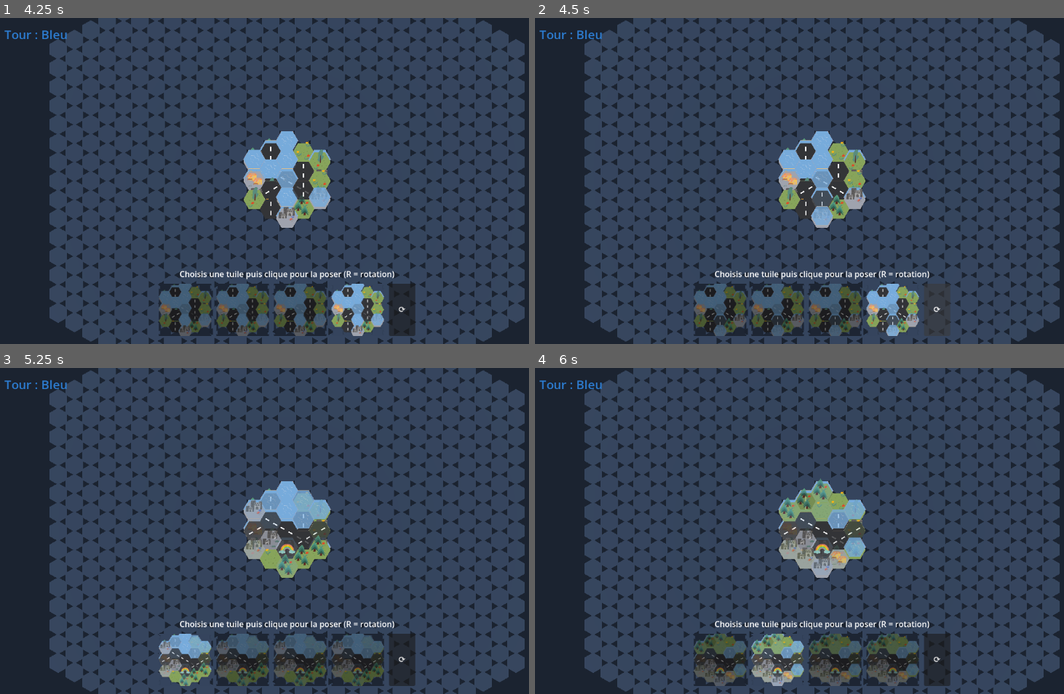
Above: before the commit, frames 1-4 (two rows, left to right).
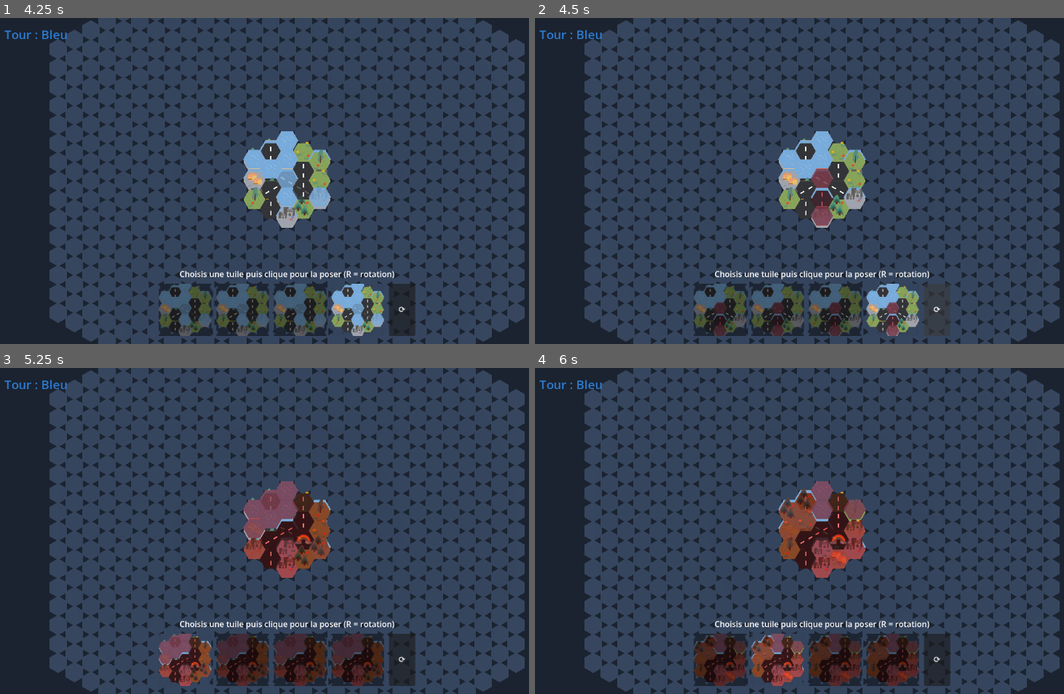
Above: after the commit, the same moments.

Repository: yoann-shopopop/shopopop-express
Game: Godot game, scene res://scenes/main.tscn
The game is run twice, just before and just after one commit, with the same random seed, the same clock (stepped at 60 frames per second) and the same inputs.
Inputs (mouse positions are in pixels of both pictures, inside the frame that each line leads up to):
- Up to frame 1 (4.25 s): click "2" at 0.5 s; click (185, 311) at 1.27 s; click (243, 311) at 2.02 s; click (301, 311) at 2.77 s; click (359, 311) at 3.52 s
- Up to frame 2 (4.5 s): click "⟳" at 4.25 s
- Up to frame 3 (5.25 s): click (185, 661) at 5.02 s
- Up to frame 4 (6 s): click (778, 661) at 5.77 s

Frame 1 is identical in both runs. In frame 2, 1.2% of the frame differs, in the area x 33-69%, y 46-98%; in frame 3, 8.0%, in the area x 29-73%, y 34-98%; in frame 4, 8.0%.

Commit message:
feat(interaction): magnet auto-rotation + auto-pont au placement
Le contrôleur calcule les poses légales près du pointeur et snap le fantôme à
la plus proche (auto-rotation) ; la touche/bouton rotation cycle entre les
candidats. Sans candidat, lâcher tente un auto-pont via BridgeFinder (fantôme
rouge si rien ne convient). Souris et tactile partagent le même chemin.

Co-Authored-By: Claude Opus 4.8 <noreply@anthropic.com>

Diff:
--- a/src/interaction/placement_controller.gd
+++ b/src/interaction/placement_controller.gd
@@ -1,17 +1,24 @@
 class_name PlacementController
 extends Node
-## Turns pointer input (mouse OR touch) into setup placements: previews the current player's selected
-## piece under the pointer and commits it through the [SetupPhase] on click/tap. Knows nothing about
-## how things are drawn nor about the turn order beyond asking the phase whose turn it is.
+## Pointer-driven placement with a road magnet. Pick a piece (from the UI preview), move the pointer
+## over the board: the magnet snaps the ghost to the nearest legal cell+rotation (auto-rotation);
+## the rotate action cycles between the legal candidates. Clicking places it. Dropping one cell too
+## far auto-inserts the player's bridge (consumed) when one would link the roads, else the ghost is
+## red. Touch and mouse share the same path.
 
 const BOARD_PLANE := Plane(Vector3.UP, 0.0)
+const MAGNET_RADIUS := 2
 
 var _camera: Camera3D
 var _board: Board
 var _ghost: BlockGhost
 var _phase: SetupPhase
 var _selected_index: int = 0
-var _rotation: int = 0
+var _rotation: int = 0                 # manual rotation used when no magnet candidate applies
+
+var _candidates: Array = []            # [{ "cell": Vector2i, "rot": int }], nearest first
+var _choice: int = 0
+var _raw_cell: Vector2i = Vector2i.ZERO
 
 
 func setup(camera: Camera3D, board: Board, ghost: BlockGhost, phase: SetupPhase) -> void:
@@ -22,19 +29,22 @@
 	select_piece(0)
 
 
-## Selects which of the current player's remaining pieces to place.
 func select_piece(index: int) -> void:
 	_selected_index = index
+	_rotation = 0
 	_ghost.set_block(_selected_block())
 	_ghost.set_rotation_steps(_rotation)
-	_revalidate()
 
 
-## Rotates the previewed piece by one 60-degree step.
+## Cycles between legal magnet candidates, or rotates the free piece when none apply.
 func rotate_current() -> void:
-	_rotation = (_rotation + 1) % 6
-	_ghost.set_rotation_steps(_rotation)
-	_revalidate()
+	if _candidates.is_empty():
+		_rotation = (_rotation + 1) % 6
+		_ghost.set_rotation_steps(_rotation)
+		_ghost.set_valid(false)
+	else:
+		_choice = (_choice + 1) % _candidates.size()
+		_apply_choice()
 
 
 func _selected_block() -> BlockDefinition:
@@ -60,28 +70,69 @@
 
 
 func _update_pointer(screen_pos: Vector2) -> void:
-	if _camera == null or _selected_block() == null:
+	var block := _selected_block()
+	if _camera == null or block == null:
 		return
-	var origin := _camera.project_ray_origin(screen_pos)
-	var dir := _camera.project_ray_normal(screen_pos)
-	var hit = BOARD_PLANE.intersects_ray(origin, dir)
+	var hit = BOARD_PLANE.intersects_ray(_camera.project_ray_origin(screen_pos), _camera.project_ray_normal(screen_pos))
 	if hit == null:
 		return
-	_ghost.set_anchor(HexUtils.world_to_axial(hit, GameConfig.HEX_SIZE))
-	_revalidate()
+	_raw_cell = HexUtils.world_to_axial(hit, GameConfig.HEX_SIZE)
+	_recompute_candidates(block, hit)
+	if _candidates.is_empty():
+		_ghost.set_rotation_steps(_rotation)
+		_ghost.set_anchor(_raw_cell)
+		_ghost.set_valid(false)
+	else:
+		_choice = mini(_choice, _candidates.size() - 1)
+		_apply_choice()
 
 
-func _revalidate() -> void:
+# Legal (cell, rotation) placements near the pointer, sorted by distance to the pointer.
+func _recompute_candidates(block: BlockDefinition, hit: Vector3) -> void:
+	_candidates.clear()
+	for dq in range(-MAGNET_RADIUS, MAGNET_RADIUS + 1):
+		for dr in range(-MAGNET_RADIUS, MAGNET_RADIUS + 1):
+			var cell := _raw_cell + Vector2i(dq, dr)
+			for rot in 6:
+				if _board.can_place(block, cell, rot):
+					var d := HexUtils.axial_to_world(cell, GameConfig.HEX_SIZE).distance_to(hit)
+					_candidates.append({"cell": cell, "rot": rot, "d": d})
+	_candidates.sort_custom(func(a, b): return a["d"] < b["d"])
+
+
+func _apply_choice() -> void:
+	var c: Dictionary = _candidates[_choice]
+	_ghost.set_rotation_steps(c["rot"])
+	_ghost.set_anchor(c["cell"])
+	_ghost.set_valid(true)
+
+
+func _try_place() -> void:
 	var block := _selected_block()
 	if block == null:
 		return
-	_ghost.set_valid(_board.can_place(block, _ghost.current_anchor(), _rotation))
+	if not _candidates.is_empty():
+		var c: Dictionary = _candidates[_choice]
+		if _phase.try_place(_selected_index, c["cell"], c["rot"]):
+			_after_place()
+		return
+	# No direct fit — try to bridge across a one-cell gap using the player's bridge.
+	var bridge := _player_bridge()
+	if bridge != null:
+		var found := BridgeFinder.find(_board, block, _raw_cell, _rotation, bridge)
+		if not found.is_empty() and _phase.try_place_with_bridge(_selected_index, _raw_cell, _rotation, found["anchor"], found["rotation"]):
+			_after_place()
 
 
-func _try_place() -> void:
-	if _selected_block() == null:
-		return
-	if _phase.try_place(_selected_index, _ghost.current_anchor(), _rotation):
-		# Default back to the first remaining piece of whoever plays next.
-		_rotation = 0
-		select_piece(0)
+func _player_bridge() -> BlockDefinition:
+	for piece in _phase.current_player().pieces:
+		if piece.id == &"bridge":
+			return piece
+	return null
+
+
+func _after_place() -> void:
+	_candidates.clear()
+	_choice = 0
+	_rotation = 0
+	select_piece(0)
